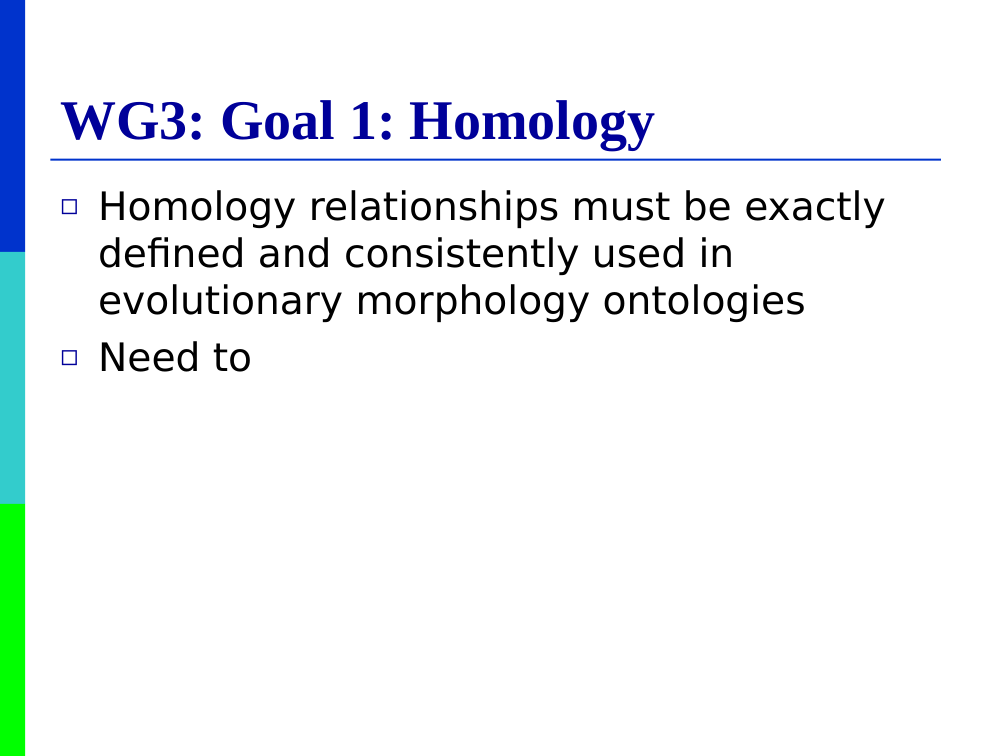
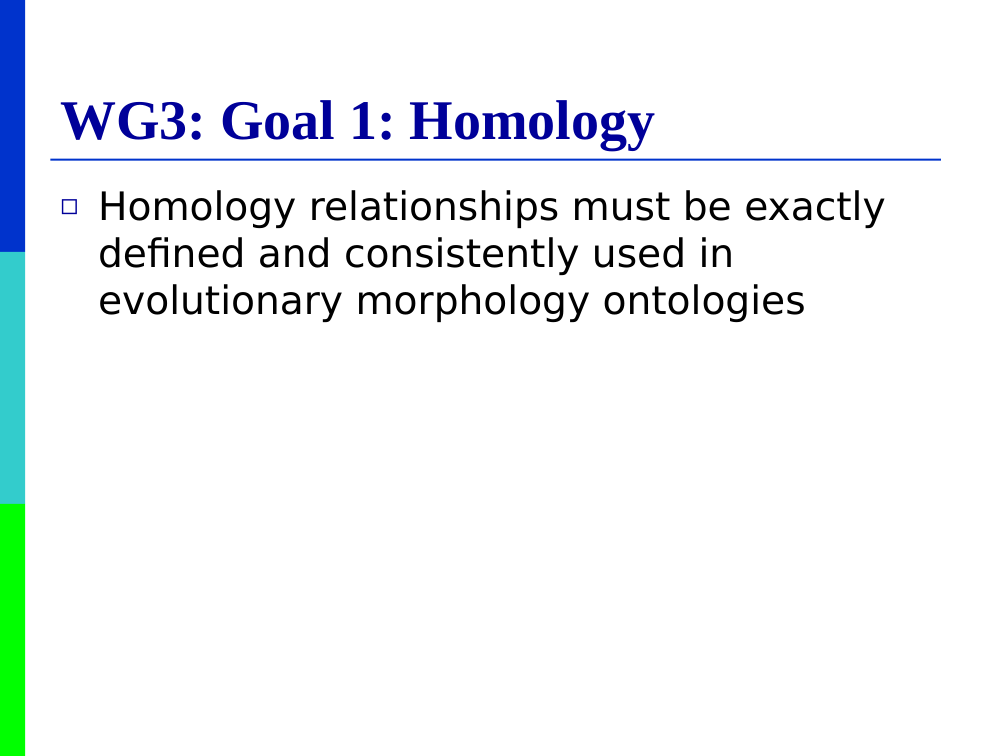
Before and after one commit to phenoscape/phenoscape-wiki, a slide deck: slide 17 of wiki/Mabee_presentation_to_NESCent.ppt. Drawn at 1008x756 pixels with LibreOffice and Linux fonts; fonts in the diff are those of the drawing. Boxes give left, top, right and bottom in pixels: in the first picture for what was removed or moved away, otherwise in the second. Text is boxed around its words. In the diff, an @@ line names an element or a change of style, - is before the commit and + after.

```diff
--- a/wiki/Mabee_presentation_to_NESCent.ppt
+++ b/wiki/Mabee_presentation_to_NESCent.ppt
@@ text at (98, 341, 252, 372): paragraph removed @@
-◻ Need to
```
Also in this commit, not shown: 1 other slide changed.
